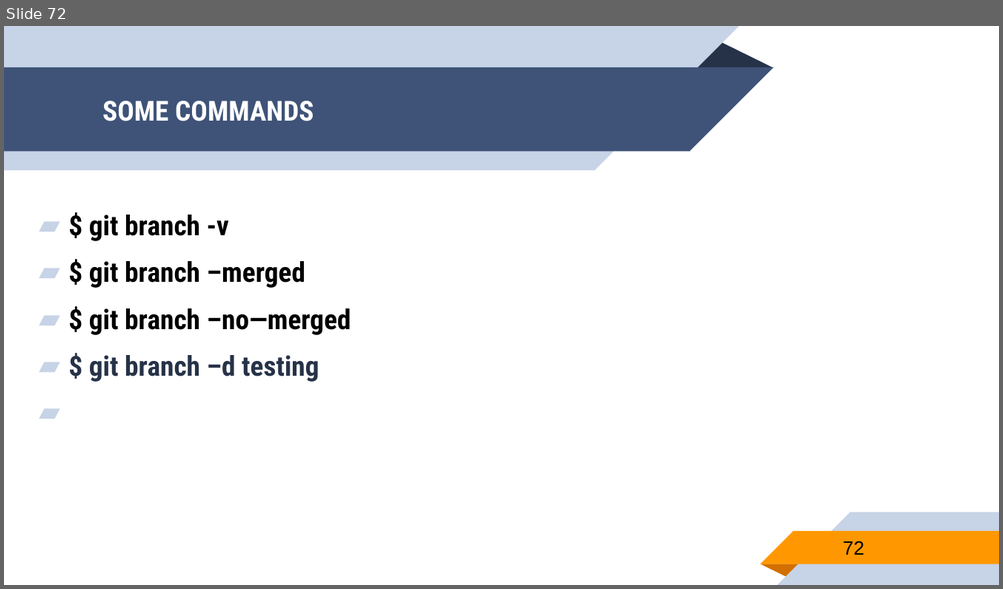
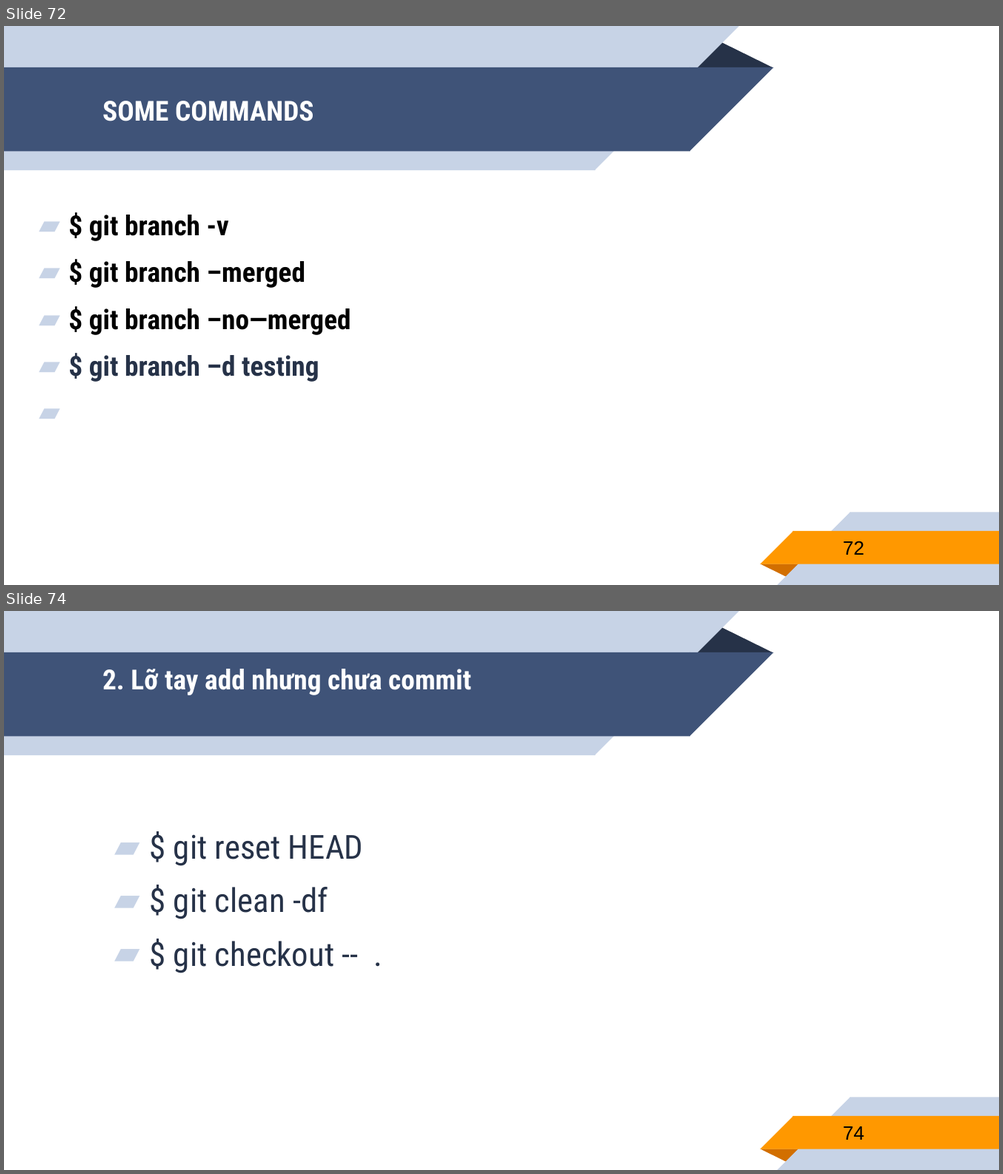
Before and after one commit to nguyentrongtiencntt/GIT, a slide deck: GIT.pptx. Shown one above the other, each under a label of ours: slide 72 before the commit, slides 72 and 74 after it; the slides between them are not shown. The pictures are 1003x589 and 1003x1174 pixels, drawn with LibreOffice and Linux fonts; fonts in the diff are those of the drawing. Boxes give left, top, right and bottom in pixels: in the first picture for what was removed or moved away, otherwise in the second. Text is boxed around its words. In the diff, an @@ line names an element or a change of style, - is before the commit and + after.

```diff
--- a/GIT.pptx
+++ b/GIT.pptx
@@ slide 74 added at (4, 611, 999, 1170), background #FFFFFF; not listed: 10 template elements that a slide beside it also shows @@
@@ title added at (102, 669, 471, 695), 20 pt, text #FFFFFF, bold @@
+2. Lỡ tay add nhưng chưa commit
@@ text added at (173, 834, 363, 974), 24 pt, text #263248 @@
+▰ $ git reset HEAD
+▰ $ git clean -df
+▰ $ git checkout -- .
@@ page number added at (842, 1127, 864, 1140), 14 pt, text #000000 @@
+74
```
Also in this commit, not shown: 1 slide changed, 3 other slides added.
